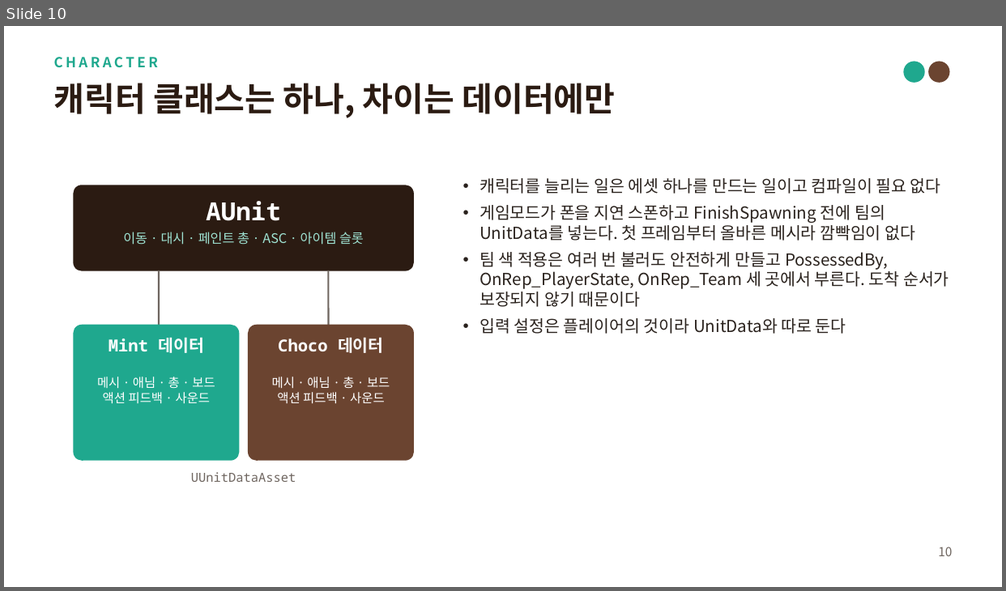
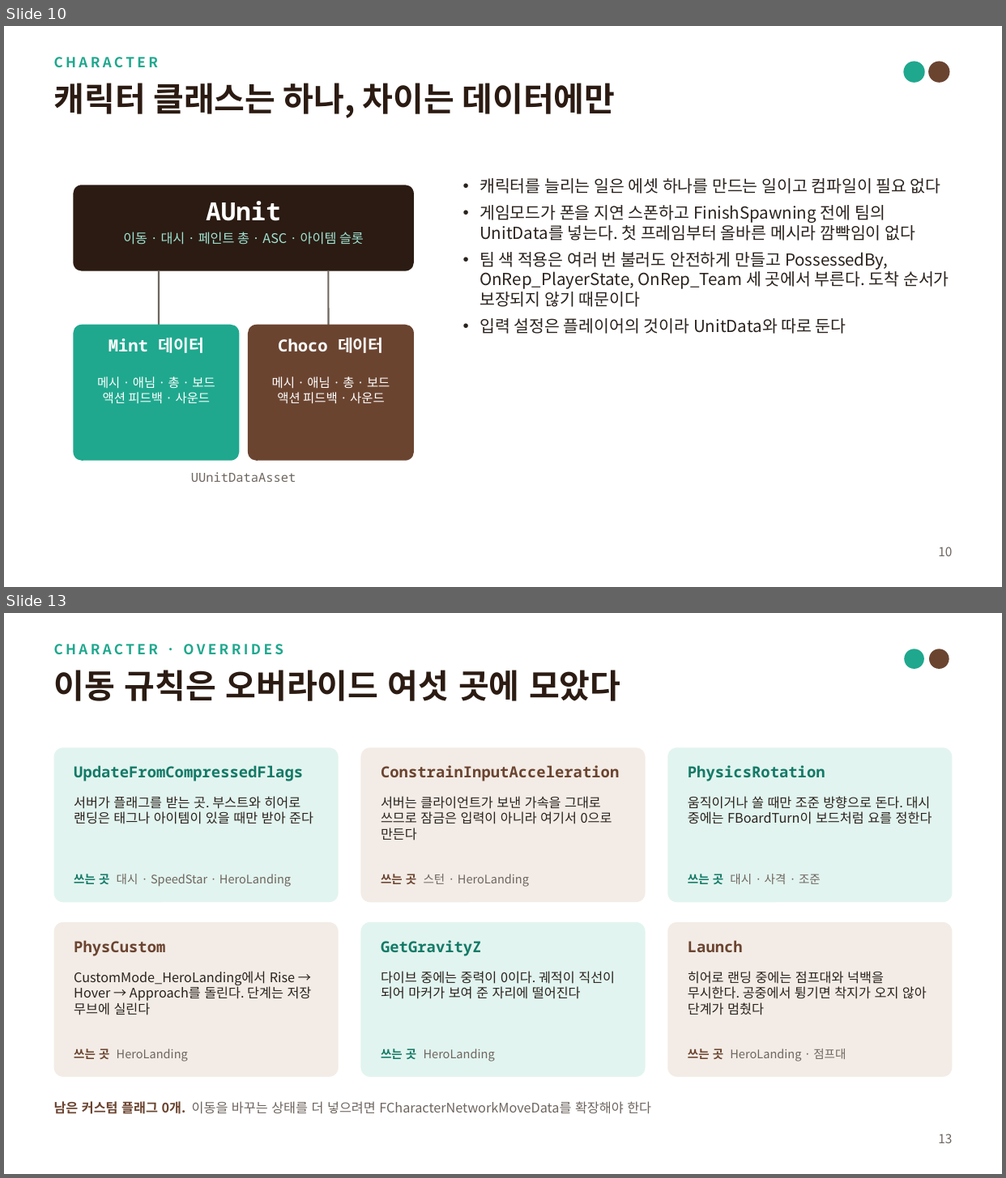
Before and after one commit to carttman/MintChoco, a slide deck: docs/MintChoco_Portfolio.pptx. Shown one above the other, each under a label of ours: slide 10 before the commit, slides 10 and 13 after it; the slides between them are not shown. The pictures are 1006x591 and 1006x1178 pixels, drawn with LibreOffice and Linux fonts; fonts in the diff are those of the drawing. Boxes give left, top, right and bottom in pixels: in the first picture for what was removed or moved away, otherwise in the second. Text is boxed around its words. In the diff, an @@ line names an element or a change of style, - is before the commit and + after.

```diff
--- a/docs/MintChoco_Portfolio.pptx
+++ b/docs/MintChoco_Portfolio.pptx
@@ slide 13 added at bbox=[4, 613, 1002, 1174], background #FFFFFF @@
@@ text added at bbox=[54, 644, 283, 655], 10 pt, text #1FA88E, bold @@
+CHARACTER · OVERRIDES
@@ ellipse added at bbox=[904, 649, 924, 669], fill #1FA88E @@
@@ ellipse added at bbox=[929, 649, 949, 669], fill #6B4430 @@
@@ text added at bbox=[54, 670, 620, 701], 24 pt, text #2B1B12, bold @@
+이동 규칙은 오버라이드 여섯 곳에 모았다
@@ rounded rectangle added at bbox=[54, 747, 339, 902], fill #E2F4EF @@
@@ rounded rectangle added at bbox=[361, 747, 646, 902], fill #F3ECE6 @@
@@ rounded rectangle added at bbox=[667, 747, 952, 902], fill #E2F4EF @@
@@ text added at bbox=[74, 765, 303, 781], 11 pt, text #137A67, bold @@
+UpdateFromCompressedFlags
@@ text added at bbox=[381, 765, 619, 781], 11 pt, text #6B4430, bold @@
+ConstrainInputAcceleration
@@ text added at bbox=[688, 765, 825, 781], 11 pt, text #137A67, bold @@
+PhysicsRotation
@@ text added at bbox=[74, 796, 313, 824], 9.5 pt, text #2A221D @@
+서버가 플래그를 받는 곳. 부스트와 히어로 랜딩은 태그나 아이템이 있을 때만 받아 준다
@@ text added at bbox=[381, 796, 612, 841], 9.5 pt, text #2A221D @@
+서버는 클라이언트가 보낸 가속을 그대로 쓰므로 잠금은 입력이 아니라 여기서 0으로 만든다
@@ text added at bbox=[688, 796, 932, 824], 9.5 pt, text #2A221D @@
+움직이거나 쏠 때만 조준 방향으로 돈다. 대시 중에는 FBoardTurn이 보드처럼 요를 정한다
@@ text added at bbox=[74, 874, 291, 887], 8.5 pt, text #6E655F @@
+쓰는 곳 대시 · SpeedStar · HeroLanding
@@ text added at bbox=[381, 874, 529, 887], 8.5 pt, text #6E655F @@
+쓰는 곳 스턴 · HeroLanding
@@ text added at bbox=[688, 874, 820, 884], 8.5 pt, text #6E655F @@
+쓰는 곳 대시 · 사격 · 조준
@@ rounded rectangle added at bbox=[54, 922, 339, 1077], fill #F3ECE6 @@
@@ rounded rectangle added at bbox=[361, 922, 646, 1077], fill #E2F4EF @@
@@ rounded rectangle added at bbox=[667, 922, 952, 1077], fill #F3ECE6 @@
@@ text added at bbox=[74, 940, 165, 956], 11 pt, text #6B4430, bold @@
+PhysCustom
@@ text added at bbox=[381, 940, 481, 956], 11 pt, text #137A67, bold @@
+GetGravityZ
@@ text added at bbox=[688, 940, 743, 952], 11 pt, text #6B4430, bold @@
+Launch
@@ text added at bbox=[74, 971, 312, 1016], 9.5 pt, text #2A221D @@
+CustomMode_HeroLanding에서 Rise → Hover → Approach를 돌린다. 단계는 저장 무브에 실린다
@@ text added at bbox=[381, 971, 615, 999], 9.5 pt, text #2A221D @@
+다이브 중에는 중력이 0이다. 궤적이 직선이 되어 마커가 보여 준 자리에 떨어진다
@@ text added at bbox=[688, 971, 927, 1016], 9.5 pt, text #2A221D @@
+히어로 랜딩 중에는 점프대와 넉백을 무시한다. 공중에서 튕기면 착지가 오지 않아 단계가 멈췄다
@@ text added at bbox=[74, 1049, 188, 1062], 8.5 pt, text #6E655F @@
+쓰는 곳 HeroLanding
@@ text added at bbox=[381, 1049, 495, 1062], 8.5 pt, text #6E655F @@
+쓰는 곳 HeroLanding
@@ text added at bbox=[688, 1049, 846, 1062], 8.5 pt, text #6E655F @@
+쓰는 곳 HeroLanding · 점프대
@@ text added at bbox=[54, 1101, 651, 1114], 9.5 pt, text #6E655F @@
+남은 커스텀 플래그 0개. 이동을 바꾸는 상태를 더 넣으려면 FCharacterNetworkMoveData를 확장해야 한다
@@ text added at bbox=[938, 1134, 952, 1144], 9 pt, text #6E655F @@
+13
```
Also in this commit, not shown: 13 slides changed, 1 other slide added, 1 slide removed.
